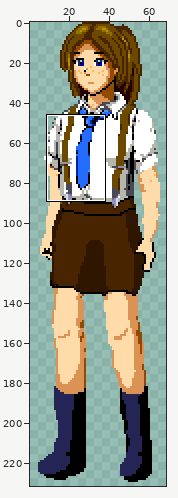
Edited in one commit: pixel-art file (src/testrom/res/_ignore/de_detective4_klein.aseprite). Above: a wide view before the commit, with the close-up outlined.
Close-up. Earlier state:
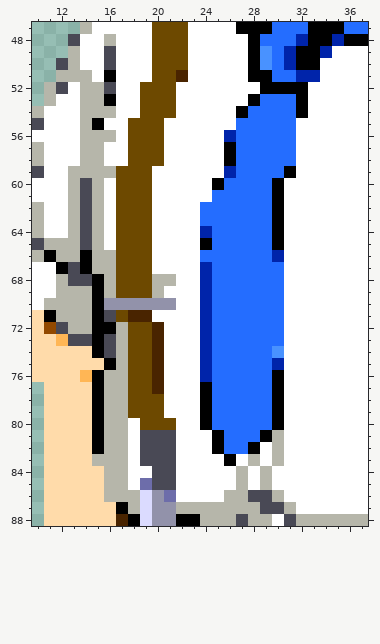
69x232 pixels, 1 frame. Shown: x 10..37, y 47..88. The wide view leaves out empty margins.
After the commit:
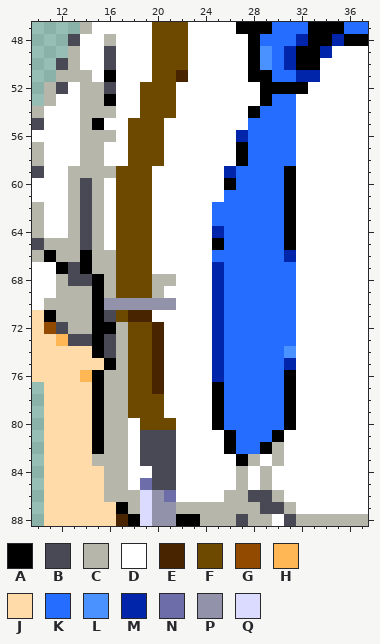
Palette (. is transparent): A #000000  B #494955  C #b6b6aa  D #ffffff  E #492400  F #6d4900  G #924900  H #ffb655  J #ffdbaa  K #246dff  L #4992ff  M #0024aa  N #6d6daa  P #9292aa  Q #dbdbff
Diff:
--- layer "Stropdas"
@@ x 22..34 @@
 52 DDDDDDDAAAADD
-53 DDDDDDAKKKADD
-54 DDDDDAKKKKADD
-55 DDDDDKKKKKDDD
-56 DDDDMKKKKKDDD
-57 DDDDAKKKKKDDD
-58 DDDDAKKKKKDDD
+53 DDDDDDDAKKDDD
+54 DDDDDDAKKKDDD
+55 DDDDDDKKKKDDD
+56 DDDDDMKKKKDDD
+57 DDDDDAKKKKDDD
+58 DDDDDAKKKKDDD
 59 DDDDMKKKKADDD
-60 DDDAKKKKADDDD
-61 DDDKKKKKADDDD
-62 DDKKKKKKADDDD
-63 DDKKKKKKADDDD
-64 DDMKKKKKADDDD
-65 DDAKKKKKADDDD
-66 DDKKKKKKMDDDD
-67 DDMKKKKKKDDDD
-68 DDMKKKKKKDDDD
-69 DDMKKKKKKDDDD
-70 DDMKKKKKKDDDD
-71 DDMKKKKKKDDDD
-72 DDMKKKKKKDDDD
-73 DDMKKKKKKDDDD
-74 DDMKKKKKLDDDD
-75 DDMKKKKKMDDDD
-76 DDMKKKKKADDDD
-77 DDAKKKKKADDDD
-78 DDAKKKKKADDDD
-79 DDAKKKKKADDDD
-80 DDAKKKKKADDDD
-81 DDDAKKKACDDDD
-82 DDDAKKADCDDDD
-83 DDDDADCDCDDDD
+60 DDDDAKKKKADDD
+61 DDDDKKKKKADDD
+62 DDDKKKKKKADDD
+63 DDDKKKKKKADDD
+64 DDDMKKKKKADDD
+65 DDDAKKKKKADDD
+66 DDDKKKKKKMDDD
+67 DDDMKKKKKKDDD
+68 DDDMKKKKKKDDD
+69 DDDMKKKKKKDDD
+70 DDDMKKKKKKDDD
+71 DDDMKKKKKKDDD
+72 DDDMKKKKKKDDD
+73 DDDMKKKKKKDDD
+74 DDDMKKKKKLDDD
+75 DDDMKKKKKMDDD
+76 DDDMKKKKKADDD
+77 DDDAKKKKKADDD
+78 DDDAKKKKKADDD
+79 DDDAKKKKKADDD
+80 DDDAKKKKKADDD
+81 DDDDAKKKADDDD
+82 DDDDAKKACDDDD
+83 DDDDDACDCDDDD
 84 DDDDDCDCDDDDD
Pixel boxes of the changes (left, top, right, bottom) in both close-ups:
changed: (200, 94, 308, 466)
